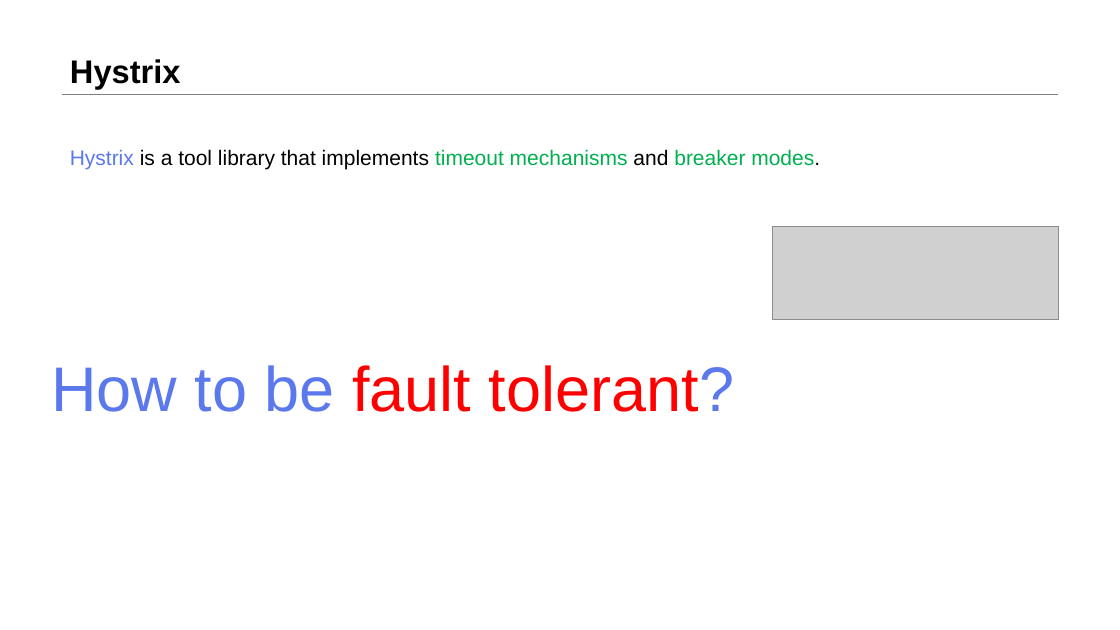
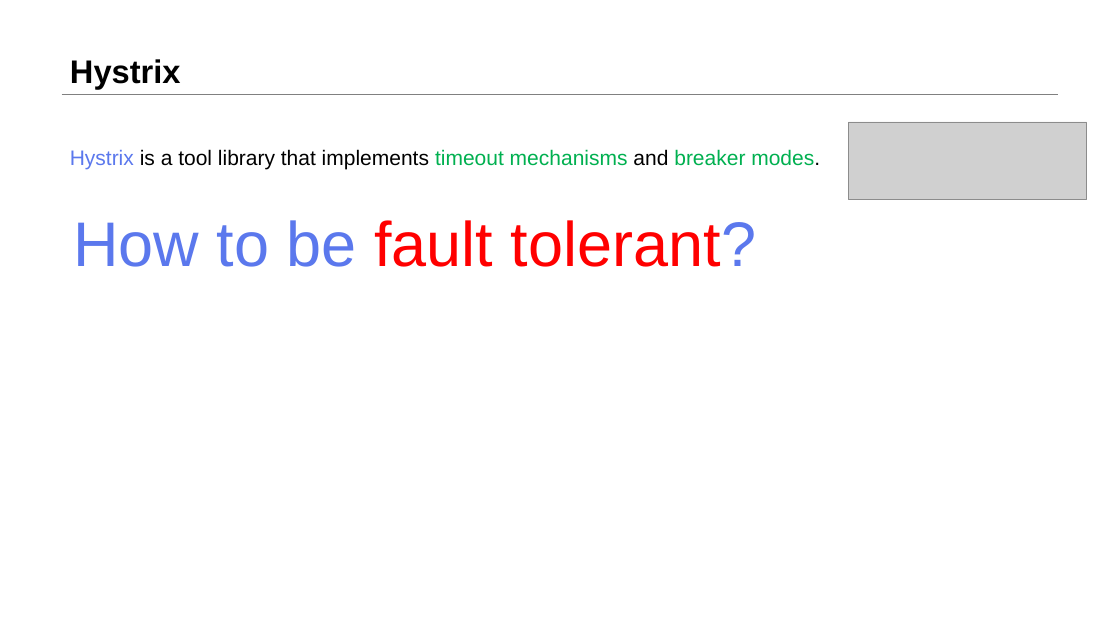
Before and after one commit to LIULE8/ppt, a slide deck: slide 12 of Sharing2.pptx. Drawn at 1120x630 pixels with LibreOffice and Linux fonts; fonts in the diff are those of the drawing; grey boxes stand for pictures. Boxes give left, top, right and bottom in pixels: in the first picture for what was removed or moved away, otherwise in the second. Text is boxed around its words. In the diff, an @@ line names an element or a change of style, - is before the commit and + after.

Commit message:
change hystrix introduce

```diff
--- a/Sharing2.pptx
+++ b/Sharing2.pptx
@@ picture: place and size @@
-picture at bbox=[773, 226, 1059, 319]
+picture at bbox=[849, 122, 1086, 200]
@@ text "How to be fault tolerant?": place and size @@
-text "How to be fault tolerant?" at bbox=[51, 365, 734, 412]
+text "How to be fault tolerant?" at bbox=[73, 220, 756, 267]
```
Also in this commit, not shown: 2 other slides changed.
